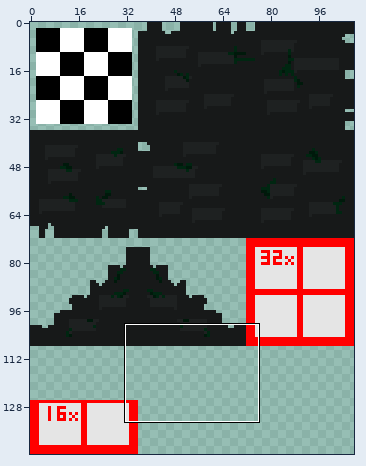
Two versions of one sprite sheet, prjVenomBite/tilesets/metalGround/output_tileset.png. Above, an overview of the earlier version with the close-up marked.
Close-up. Before:
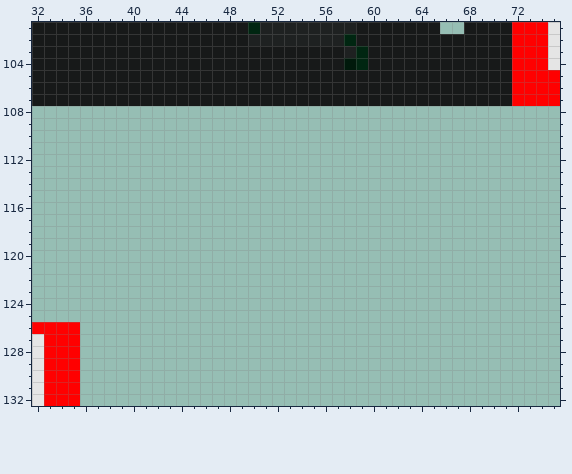
The file is 108x144 pixels. Colours within 5 levels of each other are drawn and written as one. Shown: x 32..75, y 101..132.
Once edited:
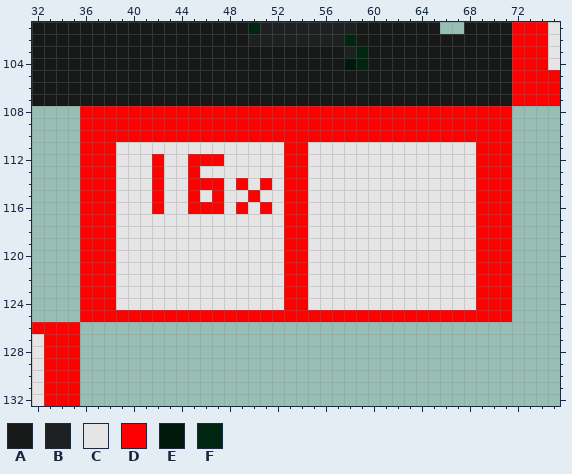
Palette (. is transparent): A #171919  B #1e2121  C #e5e5e5  D #ff0000  E #00190b  F #002611
Difference:
Colour C now appears in row 111 at x 39 to 52 and 55 to 68; in row 112 at x 39 to 41, 43 to 44, 48 to 52 and 55 to 68; in row 113 at x 39 to 41, 43 to 44, 46 to 52 and 55 to 68; in row 114 at x 39 to 41, 43 to 44, 48, 50, 52 and 55 to 68; in row 115 at x 39 to 41, 43 to 44, 46, 48 to 49, 51 to 52 and 55 to 68; in row 116 at x 39 to 41, 43 to 44, 48, 50, 52 and 55 to 68.
Colour C now appears in rows 117 to 124 at x 39 to 52 and 55 to 68.
Colour D now appears in rows 108 to 110 at x 36 to 71; in row 111 at x 36 to 38, 53 to 54 and 69 to 71; in row 112 at x 36 to 38, 42, 45 to 47, 53 to 54 and 69 to 71; in row 113 at x 36 to 38, 42, 45, 53 to 54 and 69 to 71; in row 114 at x 36 to 38, 42, 45 to 47, 49, 51, 53 to 54 and 69 to 71; in row 115 at x 36 to 38, 42, 45, 47, 50, 53 to 54 and 69 to 71.
Colour D now appears in row 116 at x 36 to 38, 42, 45 to 47, 49, 51, 53 to 54 and 69 to 71; in rows 117 to 124 at x 36 to 38, 53 to 54 and 69 to 71; in row 125 at x 36 to 71.
Boxes around the changes in both close-ups, in picture pixels (x1, y1, x2, y2):
added: (80, 106, 512, 322)
